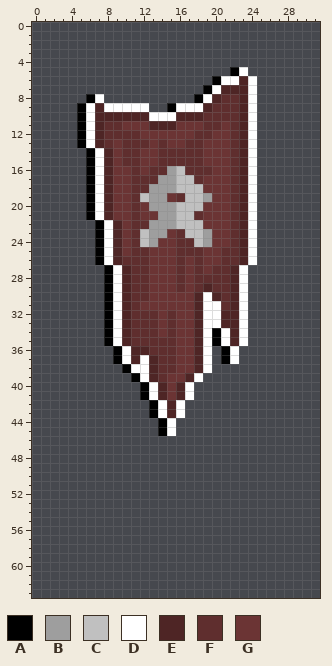
Pixel-art sprite: donto/Assets/checkpoint_on.png. That is the earlier state.
The file is 32x64 pixels.
Palette (. is transparent): A #000000  B #9e9e9e  C #c0c0c0  D #ffffff  E #4e2525  F #5f2e2e  G #6b3434
Pixels before, first column x 5:
 5 .................AD.
 6 ...............ADDED
 7 ..............ADEEED
 8 .AD..........ADEFFED
 9 ADEDDDDD..ADDDEFFFED
10 ADEEEEEEDDDEEEFFFFED
11 ADEFFGGGEEEGGGFFGFED
12 ADEFFFFGGGGGGFFGGFED
13 ADEFGFFFGFGGFFGGGFED
14 .ADEGFFGGFFFFFGGGFED
15 .ADEGFFGGFFFFFGGGFED
16 .ADEGGFGFFBCFFFGGFED
17 .ADEGGFFFBBCCFGGGFED
18 .ADEGGFFBBBCCCGGGFED
19 .ADEGGFCBBGFCCBGGFED
20 .ADEGGFGBBBCCCGGGFED
21 .ADEGGFGGBBCCFGGGFED
22 ..ADEGFFBBBCCCGGGFED
23 ..ADEGFCBBGFCCBGGFED
24 ..ADEGFCBGGFFCBGGFED
25 ..ADEGFFGGGFFFGGFFED
26 ..ADEFFFGGGFGFGGFFED
27 ...ADEFFGGGFGFGFFED.
28 ...ADEFFGGGFGFFFFED.
29 ...ADEFFGGGFGFEFFED.
30 ...ADEFFGGGGGEDEFED.
31 ...ADEFGGGGGGEDDFED.
32 ...ADEFFFGFGGEDDEED.
33 ...ADEFFFGFGGEDDEED.
34 ...ADEFFFGFGGEDADED.
35 ...ADEFFFFFGGEDADED.
36 ....ADEEFFFGGED.AD..
37 ....ADEDEFFGGED.AD..
38 .....ADDEFFGGED.....
39 ......ADEFGGED......
40 .......ADEGED.......
41 .......ADEGED.......
42 ........ADED........
43 ........ADED........
44 .........AD.........
45 .........AD.........
The result:
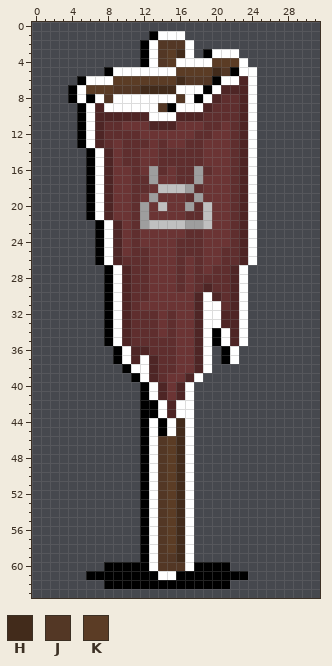
Colours new in this view: H #422b1b  J #533725  K #5b3c25
The edit:
{"y":1,"x":13,"old":"....","new":"ADDD"}
{"y":2,"x":12,"old":"......","new":"ADJJJD"}
{"y":3,"x":12,"old":"......","new":"ADJKHD"}
{"y":3,"x":19,"old":"....","new":"ADDD"}
{"y":4,"x":12,"old":"............","new":"ADJKDDDDKKKD"}
{"y":5,"x":8,"old":"..............","new":"ADDDDDDDKKKKHJ"}
{"y":5,"x":24,"old":".","new":"D"}
{"y":6,"x":5,"old":"...............","new":"ADDDKKKKKKKHJJJ"}
{"y":7,"x":4,"old":"...............","new":"ADKKKJJJHHHHDDD"}
{"y":8,"x":4,"old":"..","new":"AD"}
{"y":8,"x":8,"old":"..........","new":"JDDDDDDDJD"}
{"y":9,"x":13,"old":"..","new":"DJ"}
{"y":16,"x":13,"old":"F","new":"B"}
{"y":16,"x":15,"old":"BC","new":"GF"}
{"y":16,"x":18,"old":"F","new":"B"}
{"y":17,"x":13,"old":"FBBCCF","new":"BGGFFB"}
{"y":18,"x":13,"old":"BBB","new":"GCC"}
{"y":18,"x":17,"old":"CC","new":"BF"}
{"y":19,"x":12,"old":"C","new":"G"}
{"y":19,"x":14,"old":"B","new":"G"}
{"y":19,"x":16,"old":"FCCB","new":"GFBG"}
{"y":20,"x":12,"old":"GBBBCCCG","new":"BGCGGBFC"}
{"y":21,"x":12,"old":"G","new":"B"}
{"y":21,"x":14,"old":"BBCC","new":"GGGF"}
{"y":21,"x":19,"old":"G","new":"C"}
{"y":22,"x":12,"old":"FBBB","new":"BCCC"}
{"y":22,"x":17,"old":"CCG","new":"BBC"}
{"y":23,"x":12,"old":"CBB","new":"GGG"}
{"y":23,"x":16,"old":"FCCB","new":"GFFG"}
{"y":24,"x":12,"old":"CB","new":"GG"}
{"y":24,"x":18,"old":"CB","new":"FG"}
{"y":42,"x":12,"old":".","new":"A"}
{"y":42,"x":17,"old":".","new":"D"}
{"y":43,"x":12,"old":".","new":"A"}
{"y":43,"x":17,"old":".","new":"D"}
{"y":44,"x":12,"old":"..","new":"AD"}
{"y":44,"x":16,"old":"..","new":"HD"}
{"y":45,"x":12,"old":"..","new":"AD"}
{"y":45,"x":16,"old":"..","new":"HD"}
{"y":46,"x":12,"old":"......","new":"ADJKHD"}
{"y":47,"x":12,"old":"......","new":"ADJKHD"}
{"y":48,"x":12,"old":"......","new":"ADJKHD"}
{"y":49,"x":12,"old":"......","new":"ADJKHD"}
{"y":50,"x":12,"old":"......","new":"ADJKHD"}
{"y":51,"x":12,"old":"......","new":"ADJKHD"}
{"y":52,"x":12,"old":"......","new":"ADJKHD"}
{"y":53,"x":12,"old":"......","new":"ADJKHD"}
{"y":54,"x":12,"old":"......","new":"ADJKHD"}
{"y":55,"x":12,"old":"......","new":"ADJKHD"}
{"y":56,"x":12,"old":"......","new":"ADJKHD"}
{"y":57,"x":12,"old":"......","new":"ADJKHD"}
{"y":58,"x":12,"old":"......","new":"ADJKHD"}
{"y":59,"x":12,"old":"......","new":"ADJJHD"}
{"y":60,"x":8,"old":"..............","new":"AAAAADJJJDAAAA"}
{"y":61,"x":6,"old":"..................","new":"AAAAAAAADDAAAAAAAA"}
{"y":62,"x":8,"old":"..............","new":"AAAAAAAAAAAAAA"}
{"label":"added","picture_box":[68,31,257,112]}
{"label":"changed","picture_box":[140,166,212,247]}
{"label":"added","picture_box":[86,400,248,589]}
